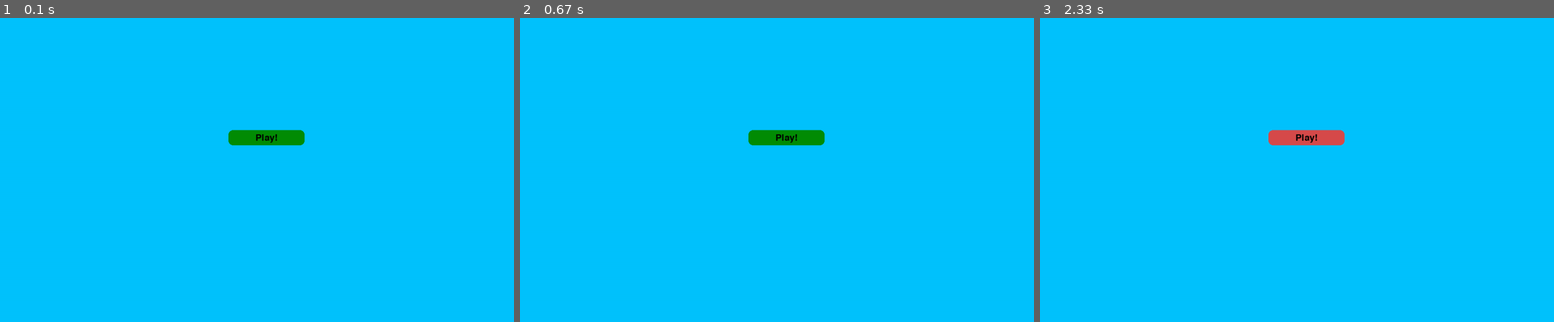
Above: before the commit, frames 1-3 (left to right).
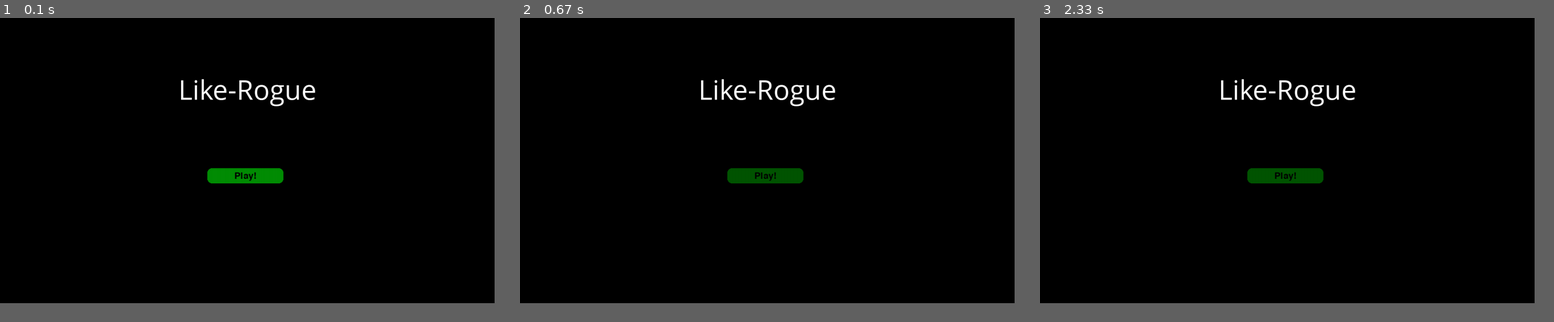
Above: after the commit, the same moments.

Repository: Blobatu/Like-Rogue
Game: pygame game, started from UI/UI.py
Same seed, same stepped clock (60 frames per second), same inputs: the game is played once before the commit and once after it.
Inputs (mouse positions are in pixels of both pictures, inside the frame that each line leads up to):
- Up to frame 1 (0.1 s): no input
- Up to frame 2 (0.67 s): click (751, 173) at 0.38 s
- Up to frame 3 (2.33 s): click (1168, 163) at 0.72 s; click "Play!" at 2.05 s
The window is 900x533 before the commit and 866x500 after it. Grey fills any space a smaller window leaves; there, only what the larger window draws over its background counts as a difference.

The runs differ from the first frame. In frame 1, 90% of the frame differs, in the area x 0-97%, y 0-94%; in frame 2, 90%; in frame 3, 90%.

Commit message:
avec un titre!

Diff:
--- a/UI/UI.py
+++ b/UI/UI.py
@@ -5,14 +5,18 @@
 pygame.init()
 
 #Création de UI
-width = 1350
-height = 800
+width = 1300
+height = 750
 font_size = 11
 screen = pygame.display.set_mode((width, height))
 pygame.display.set_caption("Like-Rogue")
 
 # Template de font pour les boutons
 font = pygame.font.SysFont('Consolas', font_size)
+
+# Création du titre
+font = pygame.font.SysFont('comicsansms', 75)
+text = font.render('Like-Rogue', True, ("#FFFFFFFF"))
 
 class Button:
     def __init__(self, text, width, height, pos, elevation):
@@ -24,7 +28,7 @@
 
         # Rectangle du bouton
         self.top_rect = pygame.Rect(pos, (width, height))
-        self.top_color = '#475F77'
+        self.top_color = "#000000"
 
         # Texte du bouton
         self.text_surf = my_font.render(text, True, "#000202FF")
@@ -43,7 +47,7 @@
     def check_click(self):
         mouse_pos = pygame.mouse.get_pos()
         if self.top_rect.collidepoint(mouse_pos):
-            self.top_color = '#D74B4B'
+            self.top_color = "#005501"
             if pygame.mouse.get_pressed()[0]:
                 self.dynamic_elev = 0
                 self.press = True
@@ -59,7 +63,7 @@
 
 # Création du bouton + loop d'affichage
 my_font = pygame.font.Font(None, 35)
-button = Button('Play!', 200, 40, (600, 300), 5)
+button = Button('Play!', 200, 40, (545, 400), 5)
 
 running = True
 while running:
@@ -68,7 +72,8 @@
             pygame.quit()
             sys.exit()
 
-    screen.fill("#00C3FE")
+    screen.fill("#000000")
+    screen.blit(text, (width // 2 - text.get_width() // 2, height // 4 - text.get_height() // 2))
     button.draw()
 
     pygame.display.update()
